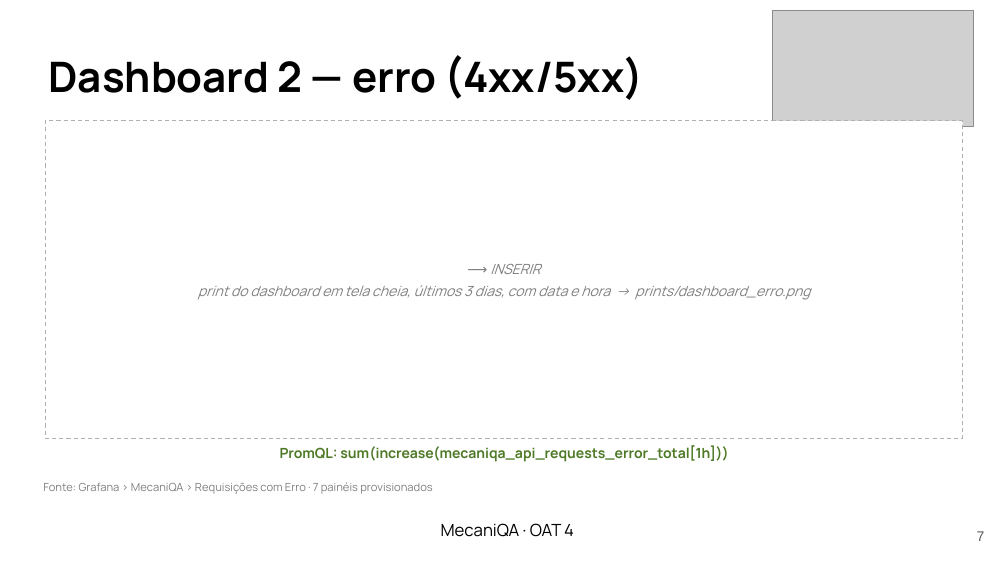
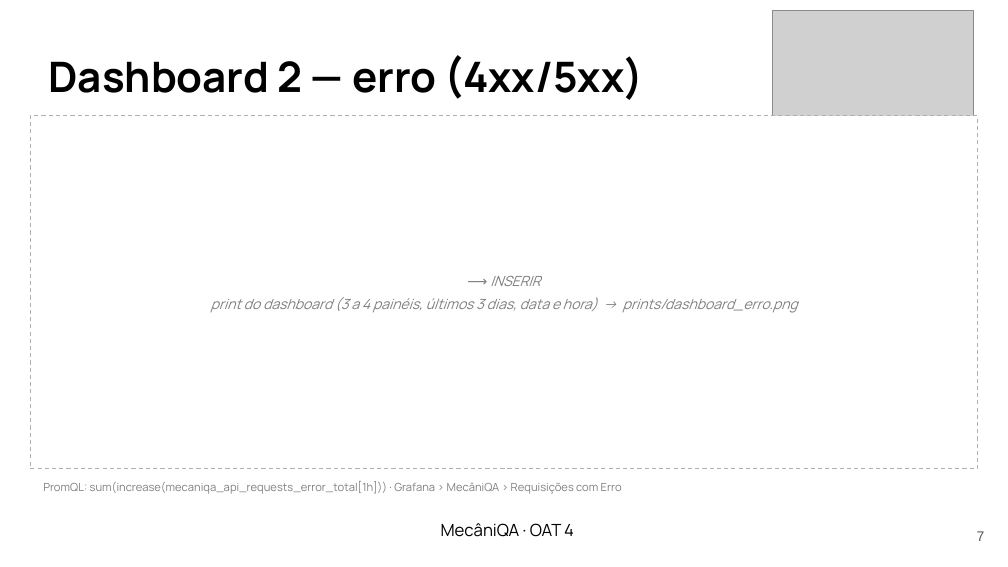
Before and after one commit to LenilsonSoares/mecaniQA-nuvem-macapa, a slide deck: slide 7 of oat4/apresentacao/mecaniQA_oat4_macapa.pptx. Drawn at 1008x567 pixels with LibreOffice and Linux fonts; fonts in the diff are those of the drawing; grey boxes stand for pictures. Boxes give left, top, right and bottom in pixels: in the first picture for what was removed or moved away, otherwise in the second. Text is boxed around its words. In the diff, an @@ line names an element or a change of style, - is before the commit and + after.

Commit message:
feat(oat4): ajustes do debate (Codex, avaliador e revisor técnico)
- slides: prints maiores, slide próprio para a série de erro, tabela de MSE
  legível, conclusão explica por que o RF ganhou ou perdeu, falas prontas
- análise: horas sem dado preenchidas só com o passado e fora das métricas;
  sem a feature dia da semana (apenas 4 dias de coleta)
- coleta: linha rotulada pelo início da hora e horas com raspagem parcial
  marcadas como sem dado
- run.sh e README: o gerador roda só no container (evita tráfego dobrado)

```diff
--- a/oat4/apresentacao/mecaniQA_oat4_macapa.pptx
+++ b/oat4/apresentacao/mecaniQA_oat4_macapa.pptx
@@ rectangle: place and size @@
-rectangle at [45,121,963,438]
+rectangle at [30,116,978,469]
@@ text "⟶ INSERIR": place and size @@
-text "⟶ INSERIR" at [198,264,810,300]
+text "⟶ INSERIR" at [211,276,798,313]
@@ text at [211,297,798,313]: text changed @@
-print do dashboard em tela cheia, últimos 3 dias, com data e hora → prints/dashboard_erro.png
+print do dashboard (3 a 4 painéis, últimos 3 dias, data e hora) → prints/dashboard_erro.png
@@ text at [43,481,622,494]: text changed; size 10 to 8 pt; text colour #4E7A27 to #808080; bold off @@
-PromQL: sum(increase(mecaniqa_api_requests_error_total[1h]))
+PromQL: sum(increase(mecaniqa_api_requests_error_total[1h])) · Grafana › MecâniQA › Requisições com Erro
@@ text removed at [43,482,432,494] @@
-Fonte: Grafana › MecaniQA › Requisições com Erro · 7 painéis provisionados
@@ text at [441,523,574,537]: text changed @@
-MecaniQA · OAT 4
+MecâniQA · OAT 4
```
Also in this commit, not shown: 15 other slides changed, 1 slide added, 6 other files.
